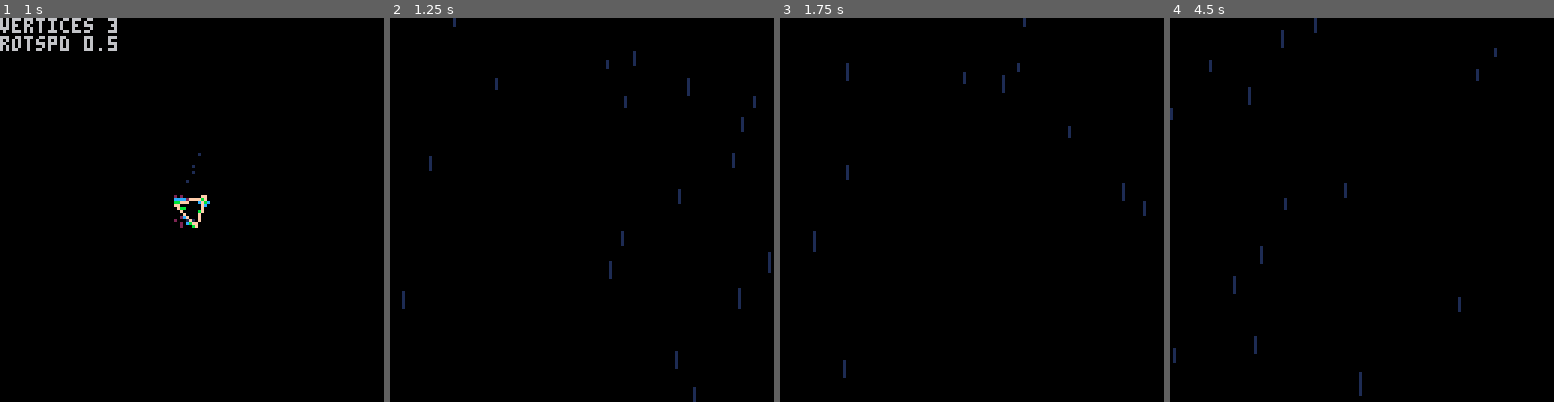
Above: before the commit, frames 1-4 (left to right).
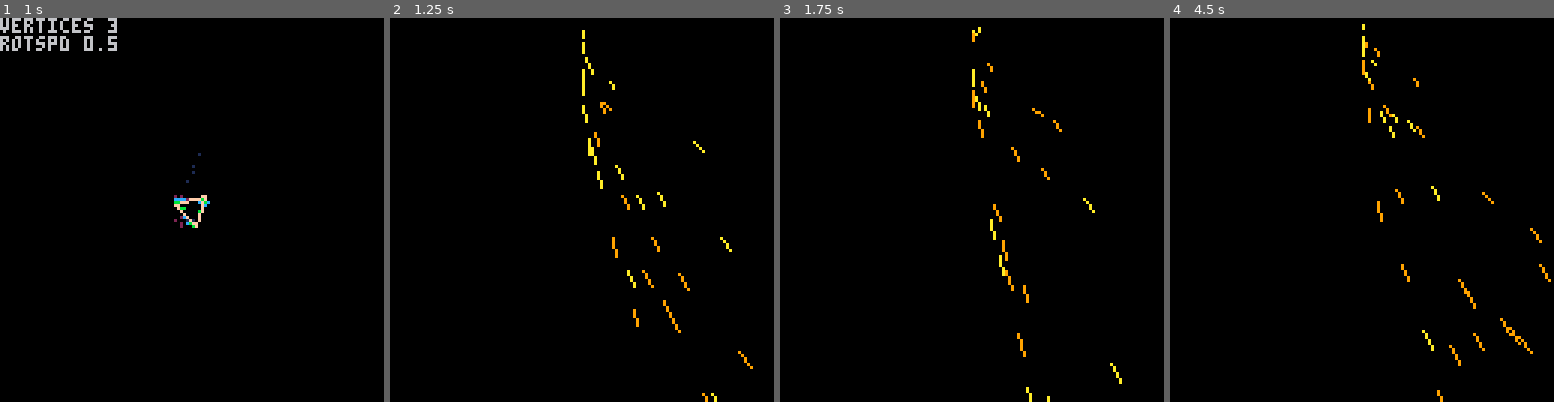
Above: after the commit, the same moments.

Repository: CRBroughton/pico-particles
Game: PICO-8 cartridge pico-particles.p8
Two runs of this game, one before a commit and one after it. Both use one fixed random seed, a clock stepped at 60 frames per second and the inputs below.
Inputs:
- Up to frame 1 (1 s): tap X (X key) at 0.33 s; tap O (Z key) at 0.7 s
- Up to frame 2 (1.25 s): tap X (X key) at 1.07 s
- Up to frame 3 (1.75 s): hold Right from 1.6 s (still down); tap O (Z key) at 1.7 s
- Up to frame 4 (4.5 s): tap X (X key) at 1.85, 2.97, 4.08 s; release Right at 2.1 s; tap O (Z key) every 0.4 s from 2.1 to 4.1 s; hold Up 2.15-2.42 s; hold Right 2.47-3.03 s; hold Left 3.08-3.58 s; hold Down 3.63-3.97 s; hold Right from 4.02 s (still down)

Frame 1 is identical in both runs. In frame 2, 1.5% of the frame differs, in the area x 3-100%, y 0-100%; in frame 3, 1.1%; in frame 4, 1.4%.

Commit message:
sort of like sparks

Diff:
--- a/rain.lua
+++ b/rain.lua
@@ -30,10 +30,9 @@
                 if (done) return
 
                 x += xSpeed
+                y += ySpeed
                 ySpeed += 0.1
-                y += ySpeed
-
-                -- x += xSpeed
+                xSpeed += 0.1
 
                 if y > 127 then
                     done = true
@@ -43,7 +42,7 @@
 
             draw = function()
                 if (done) return
-                line(x, y, x + xSpeed, y + ySpeed, randb(0, 2))
+                line(x, y, x + xSpeed, y + ySpeed, randb(9, 11))
             end
 
 
@@ -60,7 +59,7 @@
     function self.raining()
         local random = rnd(5)
         for i = 1, self.max do
-            if self.rainDrops[i].start(rnd(127), -random, 0, random) then
+            if self.rainDrops[i].start(64, random, 0, random) then
                 return
             end
         end
